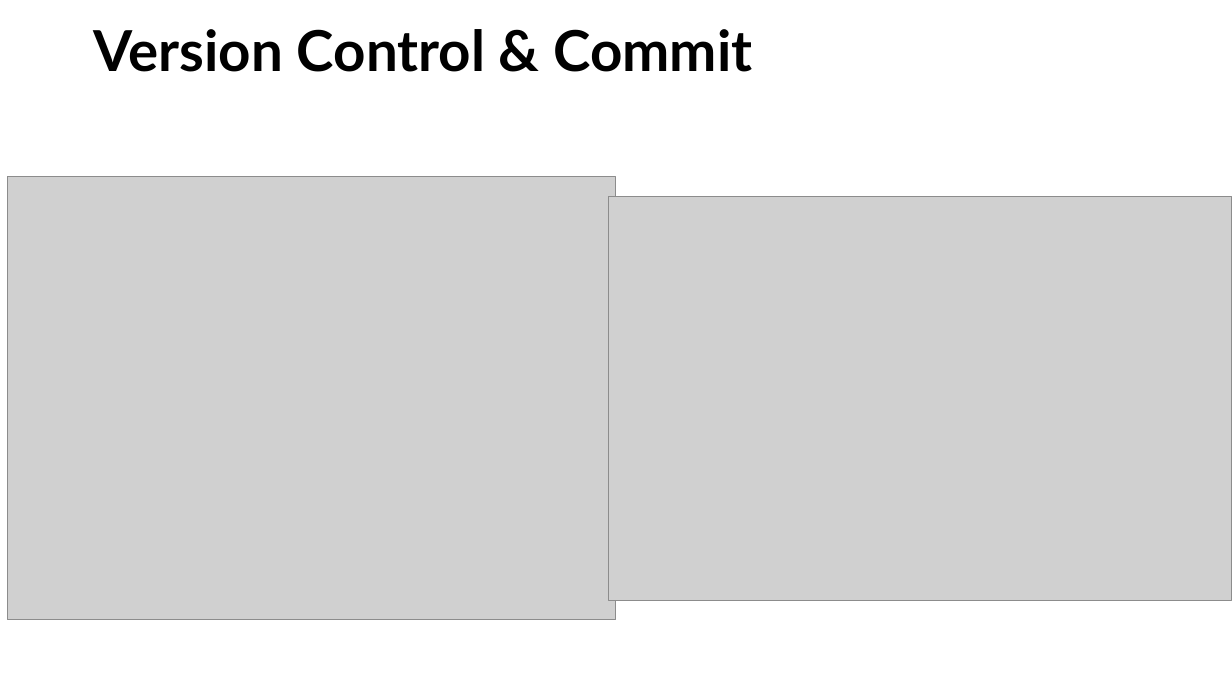
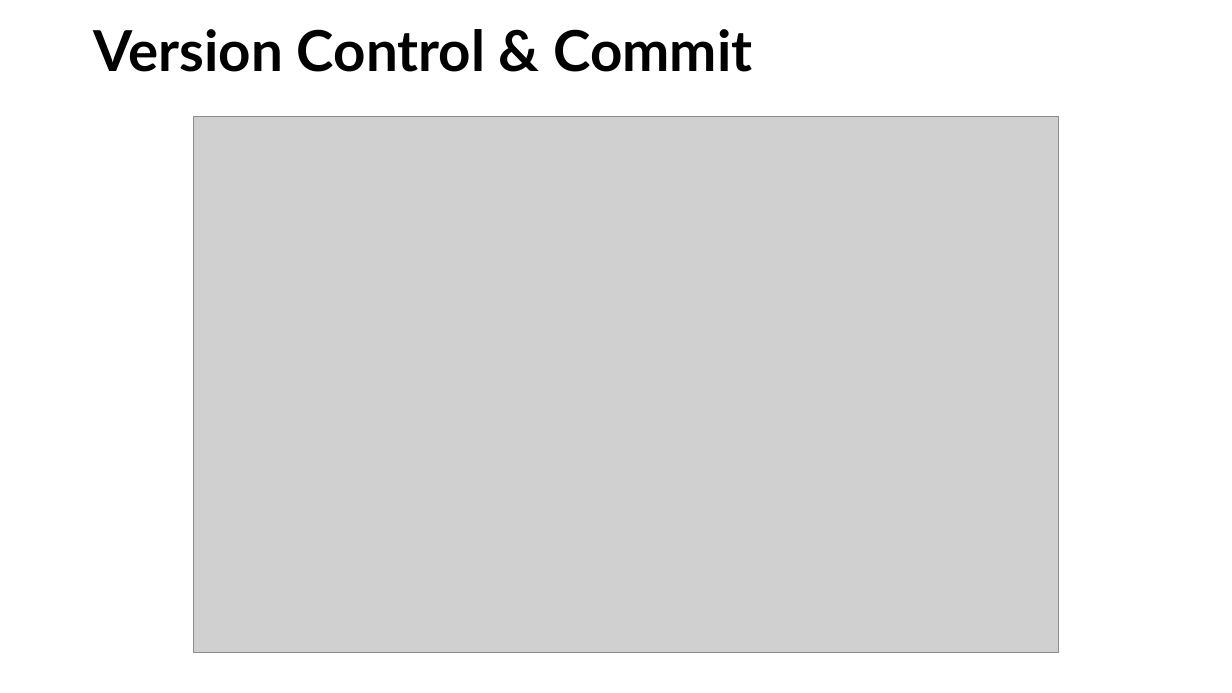
Before and after one commit to kuldeepemol/tech-nerds, a slide deck: slide 17 of Stack-overflow-2018-data-analysis.pptx (slide 18 before the commit). Drawn at 1232x693 pixels with LibreOffice and Linux fonts; fonts in the diff are those of the drawing; grey boxes stand for pictures. Boxes give left, top, right and bottom in pixels: in the first picture for what was removed or moved away, otherwise in the second. Text is boxed around its words. In the diff, an @@ line names an element or a change of style, - is before the commit and + after.

Commit message:
Added PieChart for Version Control

```diff
--- a/Stack-overflow-2018-data-analysis.pptx
+++ b/Stack-overflow-2018-data-analysis.pptx
@@ picture added at box(194, 116, 1058, 653) @@
@@ picture removed at box(7, 177, 616, 619) @@
@@ picture removed at box(609, 196, 1232, 600) @@
```
Also in this commit, not shown: 1 other slide changed, 3 slides added, 1 slide removed, 4 other files.
